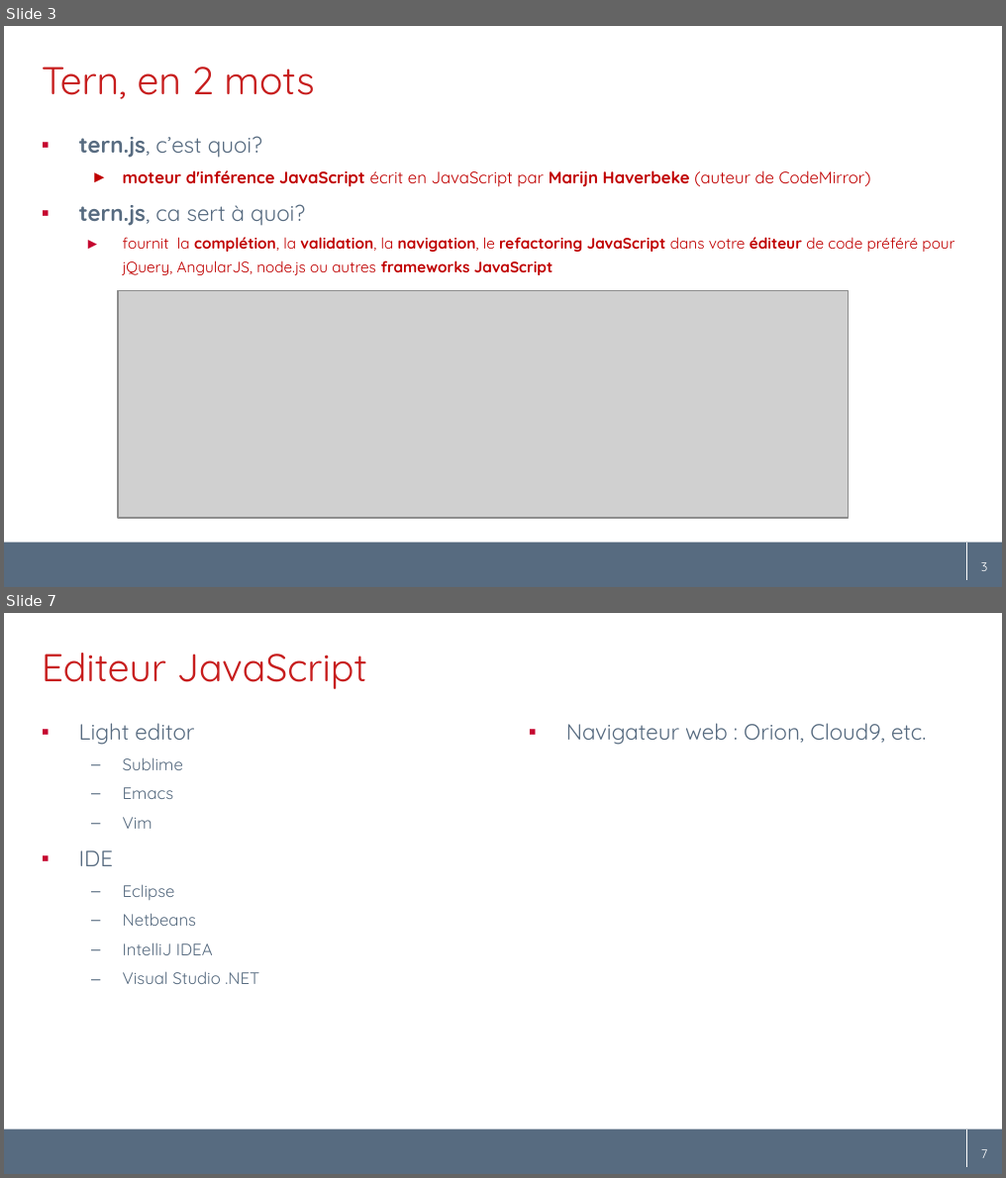
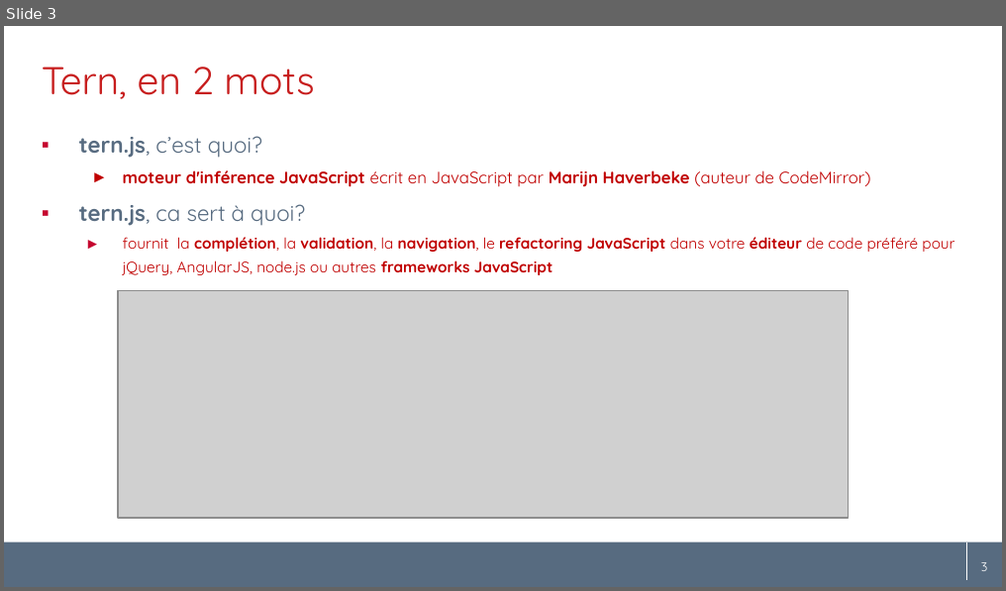
Before and after one commit to angelozerr/tern.java, a slide deck: docs/tern.java_fr.pptx. Shown one above the other, each under a label of ours: slides 3 and 7 before the commit, slide 3 after it; the slides between them are not shown. The pictures are 1006x1178 and 1006x591 pixels, drawn with LibreOffice and Linux fonts; fonts in the diff are those of the drawing; grey boxes stand for pictures; background and template pictures are left out. Boxes give left, top, right and bottom in pixels: in the first picture for what was removed or moved away, otherwise in the second. Text is boxed around its words. In the diff, an @@ line names an element or a change of style, - is before the commit and + after.

```diff
--- a/docs/tern.java_fr.pptx
+++ b/docs/tern.java_fr.pptx
@@ slide 7 removed at (4,613,1002,1174), background #FFFFFF; not listed: 3 template elements that a slide beside it also shows @@
@@ title removed at (42,653,367,689) @@
-Editeur JavaScript
@@ text removed at (79,723,259,984) @@
-▪ Light editor
-  – Sublime
-  – Emacs
-  – Vim
-▪ IDE
-  – Eclipse
-  – Netbeans
-  – IntelliJ IDEA
-  – Visual Studio .NET
@@ text removed at (566,723,926,745) @@
-▪ Navigateur web : Orion, Cloud9, etc.
@@ page number removed at (963,1140,1002,1169) @@
-7
```
Also in this commit, not shown: 6 slides changed, 4 slides added, 3 other slides removed.
